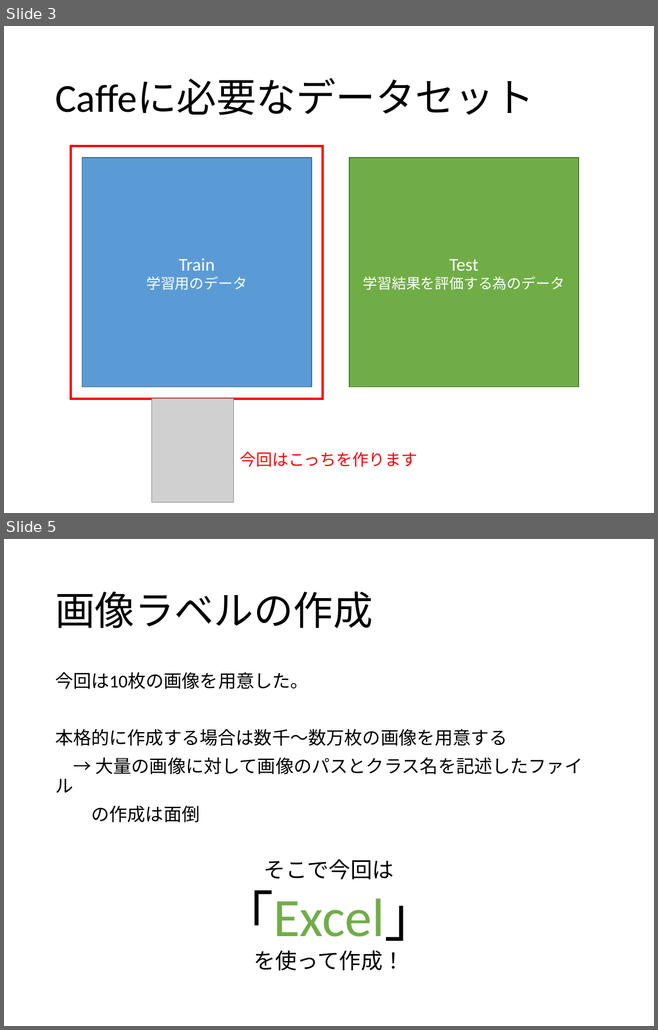
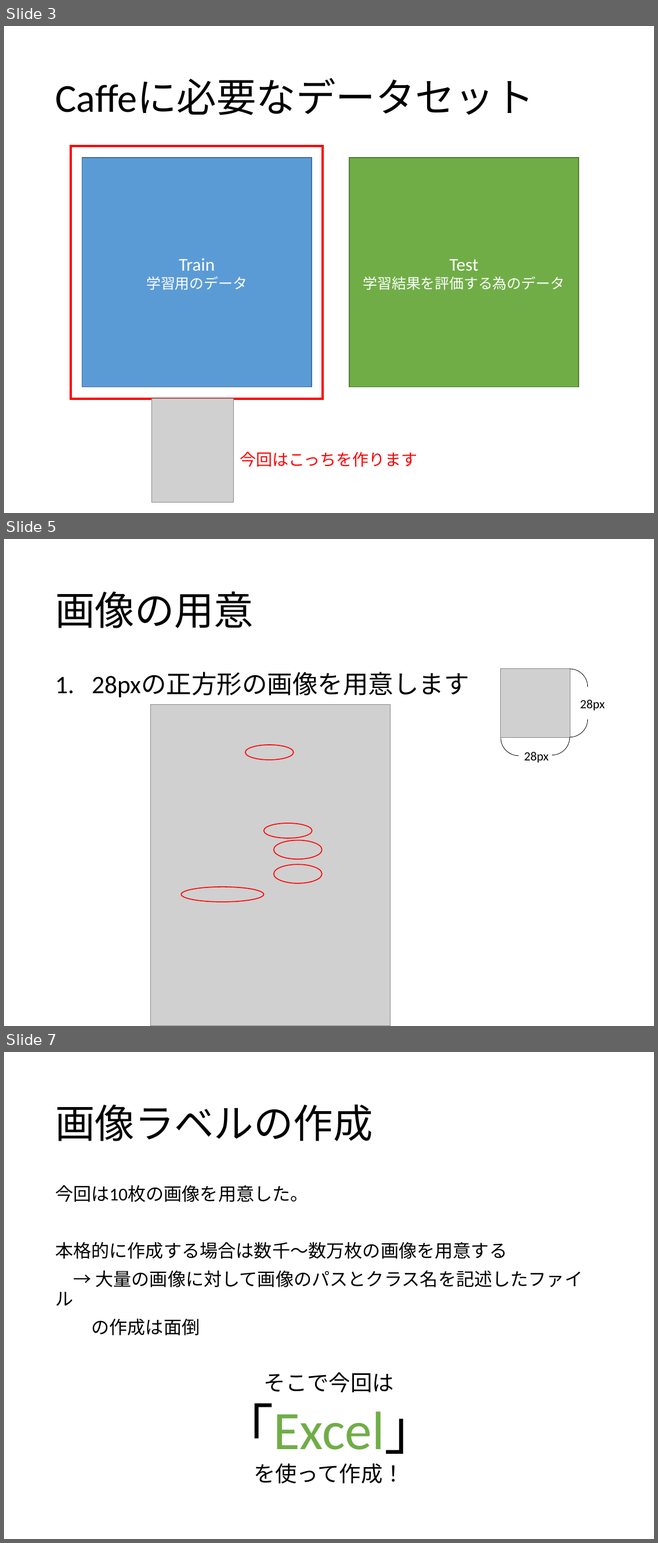
Before and after one commit to hara-lab-mizofumi/Seminar2016, a slide deck: 3-Caffe向けの自作データセットの作成.pptx. Shown one above the other, each under a label of ours: slides 3 and 5 before the commit, slides 3, 5 and 7 after it; the slides between them are not shown. The pictures are 658x1030 and 658x1543 pixels, drawn with LibreOffice and Linux fonts; fonts in the diff are those of the drawing; grey boxes stand for pictures. Boxes give left, top, right and bottom in pixels: in the first picture for what was removed or moved away, otherwise in the second. Text is boxed around its words. In the diff, an @@ line names an element or a change of style, - is before the commit and + after.

```diff
--- a/3-Caffe向けの自作データセットの作成.pptx
+++ b/3-Caffe向けの自作データセットの作成.pptx
@@ slide 5 added at (4, 539, 654, 1026), background #FFFFFF @@
@@ title added at (55, 591, 253, 628), 44 pt, text #000000 @@
+画像の用意
@@ text added at (92, 672, 469, 697), 28 pt, text #000000 @@
+1. 28pxの正方形の画像を用意します
@@ picture added at (150, 705, 390, 1026) @@
@@ ellipse added at (245, 745, 293, 760), outline #FF0000 1 pt @@
@@ group added at (500, 669, 605, 763): 4 arc (boxed as its full ellipse)s, 2 texts, 1 picture @@
+28px
+28px
@@ ellipse added at (264, 824, 312, 838), outline #FF0000 1 pt @@
@@ ellipse added at (274, 841, 322, 859), outline #FF0000 1 pt @@
@@ ellipse added at (274, 864, 322, 884), outline #FF0000 1 pt @@
@@ ellipse added at (181, 887, 264, 902), outline #FF0000 1 pt @@
@@ what was slide 5 is now slide 7 @@
```
Also in this commit, not shown: 4 slides changed, 5 other slides added.
